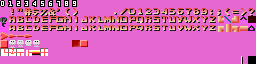
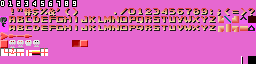
Revision of a layered (256, 64) image; what changed, layer by layer:
painted on "Layer 6 punc desat" over [40, 8, 48, 16]
painted on "Layer 1" over [40, 9, 48, 16]
